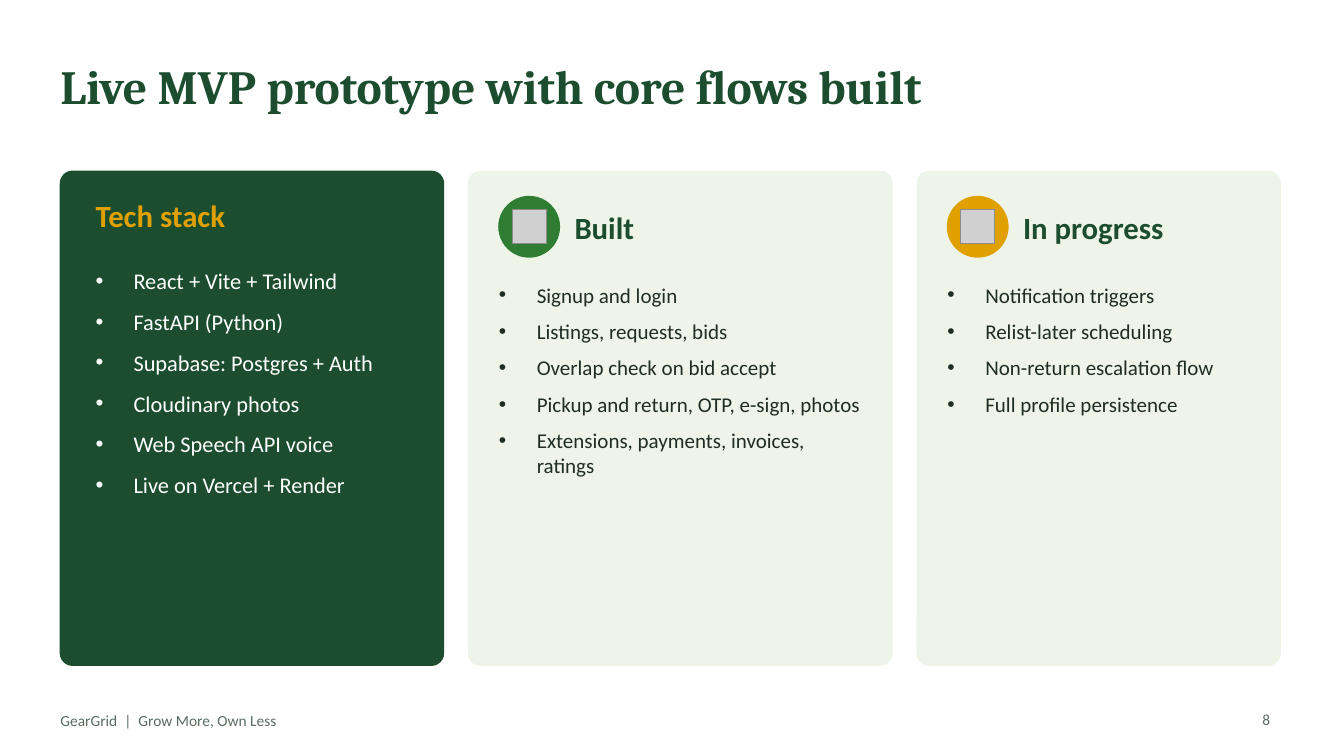
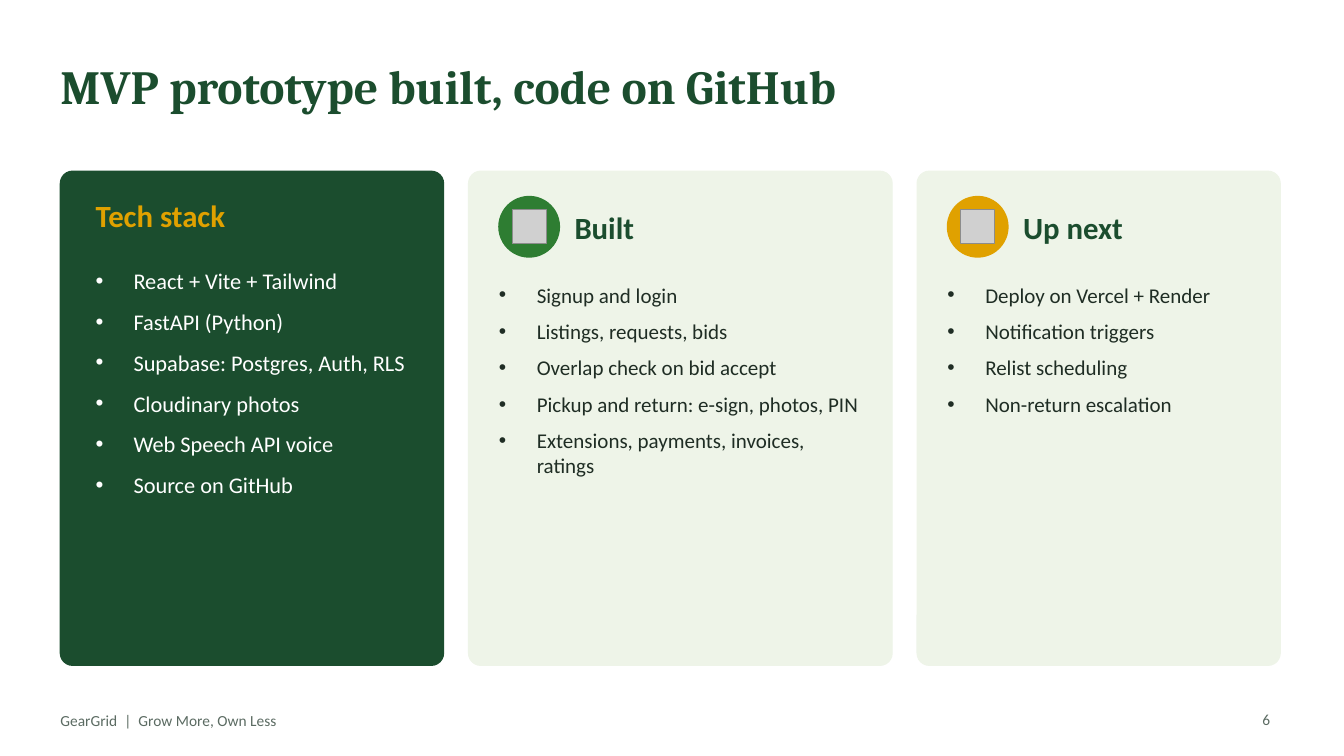
Before and after one commit to prateEKsaha07/GearGrid, a slide deck: slide 6 of gg-docs/ppt/GearGrid_Semifinal_Pitch.pptx (slide 8 before the commit). Drawn at 1344x756 pixels with LibreOffice and Linux fonts; fonts in the diff are those of the drawing; grey boxes stand for pictures. Boxes give left, top, right and bottom in pixels: in the first picture for what was removed or moved away, otherwise in the second. Text is boxed around its words. In the diff, an @@ line names an element or a change of style, - is before the commit and + after.

```diff
--- a/gg-docs/ppt/GearGrid_Semifinal_Pitch.pptx
+++ b/gg-docs/ppt/GearGrid_Semifinal_Pitch.pptx
@@ title at (60,71,836,115): text changed @@
-Live MVP prototype with core flows built
+MVP prototype built, code on GitHub
@@ text at (1023,219,1123,244): text changed @@
-In progress
+Up next
@@ text at (985,288,1210,307): paragraph added @@
+• Deploy on Vercel + Render
@@ text at (134,355,405,375): text changed @@
-• Supabase: Postgres + Auth
+• Supabase: Postgres, Auth, RLS
@@ text at (985,360,1172,412): text changed @@
-• Relist-later scheduling
-• Non-return escalation flow
-• Full profile persistence
+• Relist scheduling
+• Non-return escalation
@@ text at (537,397,858,416): text changed @@
-• Pickup and return, OTP, e-sign, photos
+• Pickup and return: e-sign, photos, PIN
@@ text at (134,477,293,493): text changed @@
-• Live on Vercel + Render
+• Source on GitHub
@@ page number at (1262,714,1270,725): text changed @@
-8
+6
```
Also in this commit, not shown: 2 other slides changed, 2 slides added, 5 slides removed.
